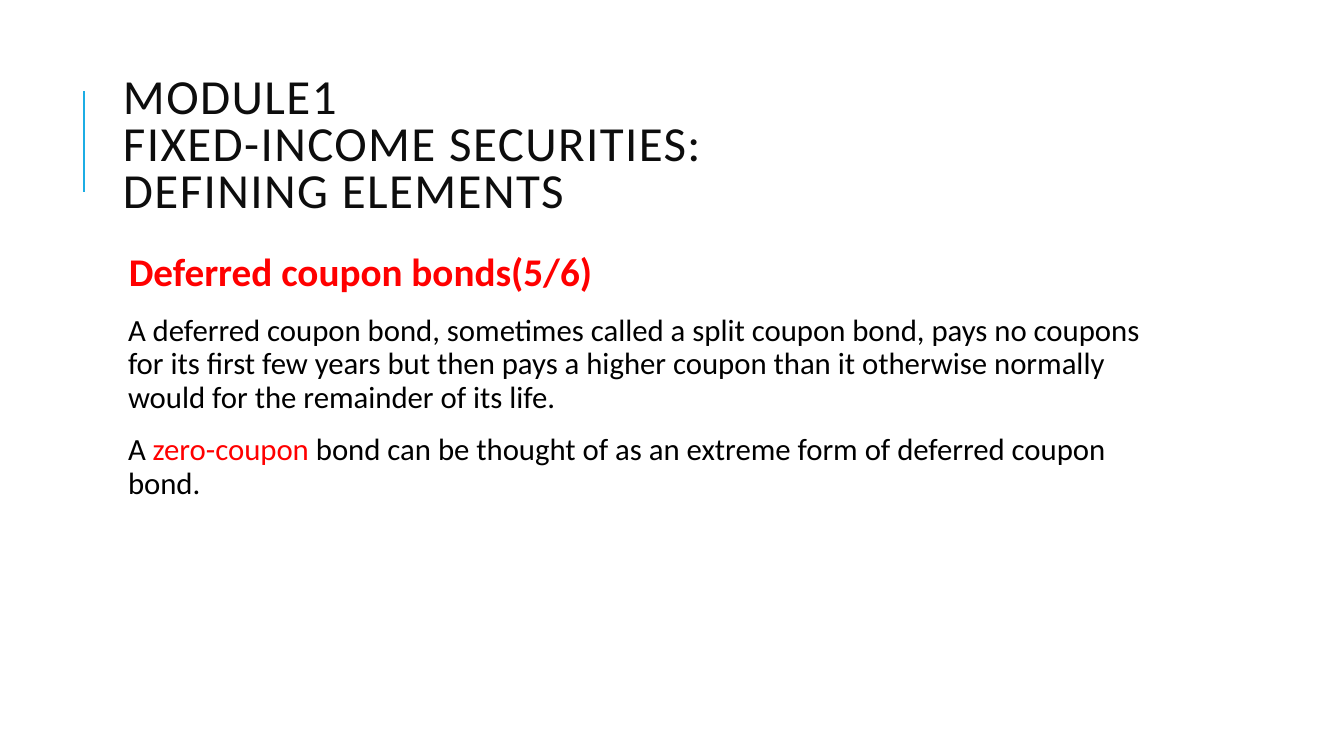
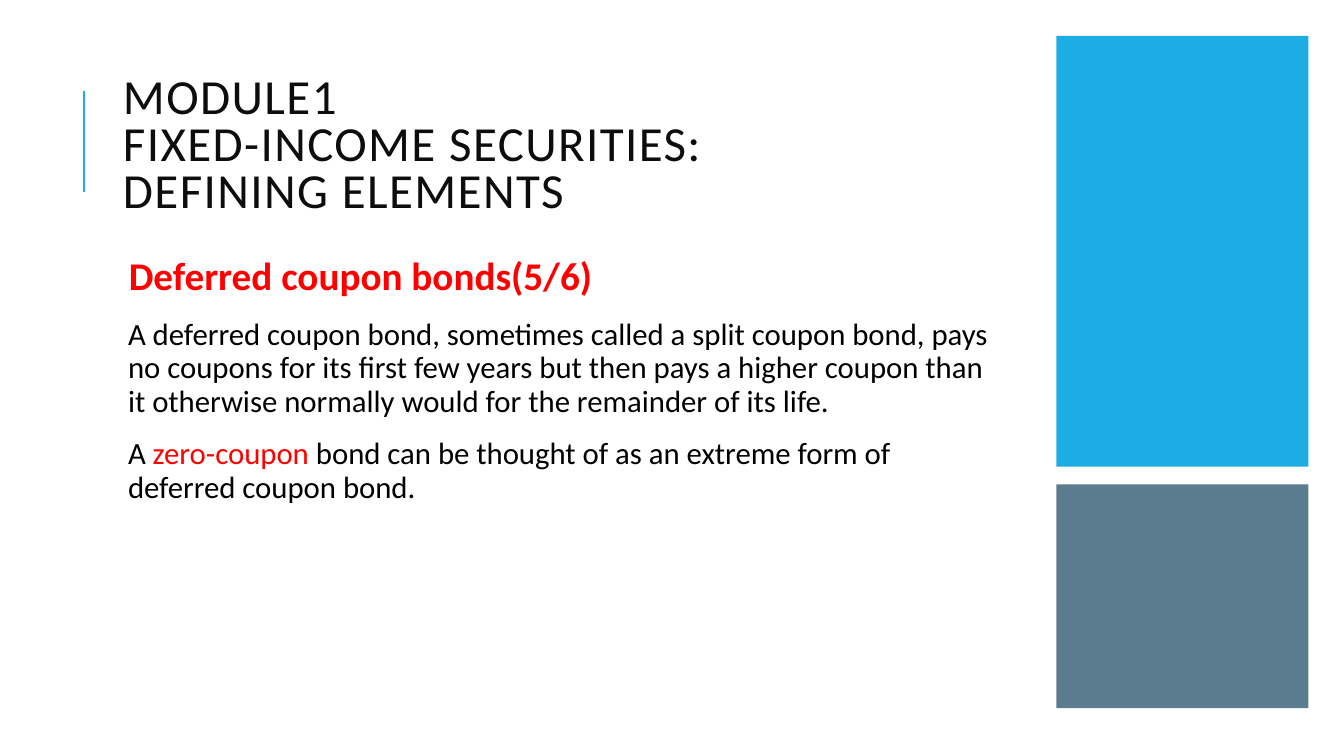
Before and after one commit to Isco0530/data, a slide deck: slide 38 of Fixed Income.pptx. Drawn at 1344x756 pixels with LibreOffice and Linux fonts; fonts in the diff are those of the drawing. Boxes give left, top, right and bottom in pixels: in the first picture for what was removed or moved away, otherwise in the second. Text is boxed around its words. In the diff, an @@ line names an element or a change of style, - is before the commit and + after.

```diff
--- a/Fixed Income.pptx
+++ b/Fixed Income.pptx
@@ rectangle added at [1057, 36, 1309, 467], fill #1CADE4 @@
@@ text "Deferred coupon bonds(5/6)" rewrapped from [128, 257, 1140, 495] to [128, 261, 988, 503] @@
@@ rectangle added at [1057, 485, 1309, 709], fill #335B74 at 80% opacity @@
```
Also in this commit, not shown: 6 other slides changed, 1 slide removed.
